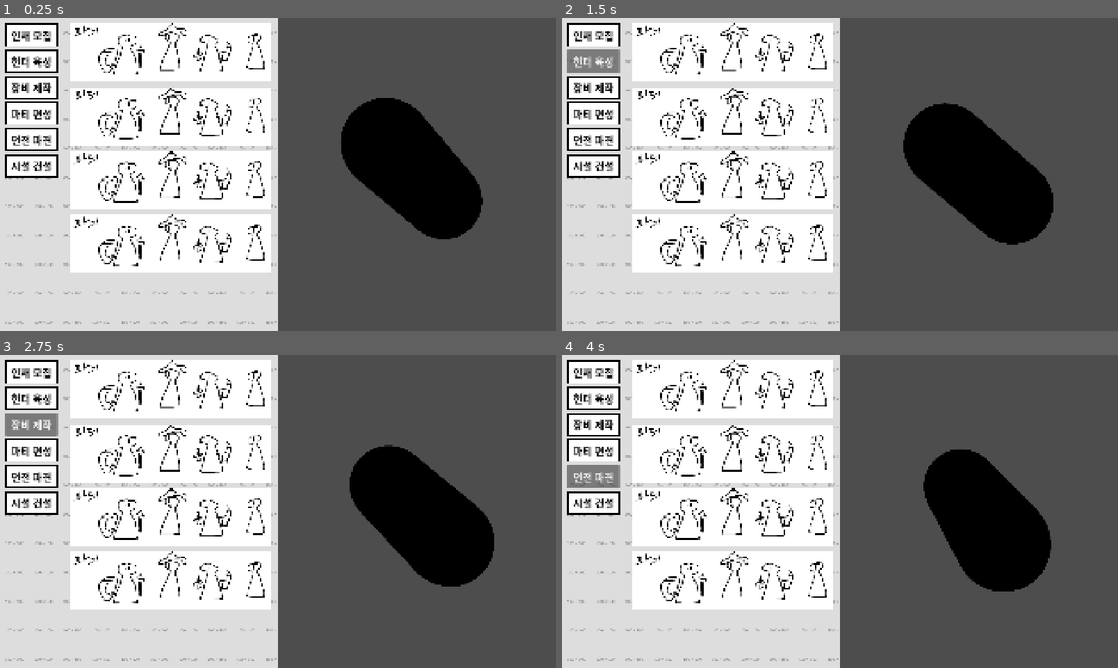
Above: before the commit, frames 1-4 (two rows, left to right).
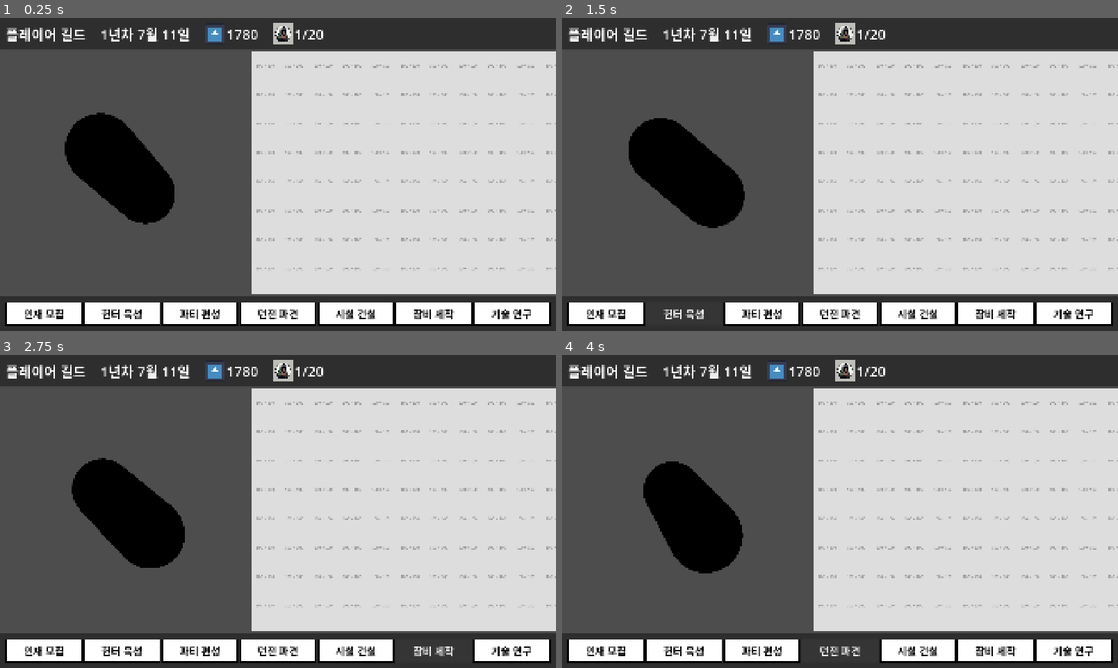
Above: after the commit, the same moments.

Repository: motsuni04/hunter-guild-tycoon
Game: Godot game, scene res://game.tscn
The game is run twice, just before and just after one commit, with the same random seed, the same clock (stepped at 60 frames per second) and the same inputs. This scene is started directly instead of the project's main scene. The engine's default icon, where the game draws it, is replaced by a stand-in: a white triangle on a blue panel in a dark square.
Inputs:
- Up to frame 1 (0.25 s): no input
- Up to frame 2 (1.5 s): click "인재 모집" at 0.5 s; click "헌터 육성" at 1.25 s
- Up to frame 3 (2.75 s): click "장비 제작" at 2 s
- Up to frame 4 (4 s): click "파티 편성" at 2.75 s; click "던전 파견" at 3.5 s

The runs differ from the first frame. In frame 1, 97% of the frame differs, in the area x 0-100%, y 0-100%; in frame 2, 97%; in frame 3, 96%; in frame 4, 97%.

Commit message:
Fix game scene

Diff:
--- a/game.tscn
+++ b/game.tscn
@@ -1,9 +1,10 @@
 [gd_scene format=3 uid="uid://73ltxs2k8wd2"]
 
+[ext_resource type="Texture2D" uid="uid://d1va2a8x5jwf4" path="res://icon.svg" id="1_7jktm"]
 [ext_resource type="Texture2D" uid="uid://dfm5gln2eqcui" path="res://game_background.svg" id="1_80nbo"]
 [ext_resource type="Script" uid="uid://bx4n2g5ed3bxq" path="res://mesh_instance_3d.gd" id="2_e2o6t"]
 [ext_resource type="PackedScene" uid="uid://bhlkoqsdyq3rn" path="res://base_button.tscn" id="2_feb5d"]
-[ext_resource type="Texture2D" uid="uid://c8614du364vym" path="res://party_sample.png" id="3_fc0e3"]
+[ext_resource type="Texture2D" uid="uid://du870lngcu1gj" path="res://hunter_profile.png" id="2_ryrav"]
 
 [sub_resource type="CapsuleMesh" id="CapsuleMesh_80nbo"]
 
@@ -15,7 +16,7 @@
 grow_horizontal = 2
 grow_vertical = 2
 
-[node name="HBoxContainer" type="HBoxContainer" parent="." unique_id=1654690819]
+[node name="VBoxContainer" type="VBoxContainer" parent="." unique_id=110970589]
 layout_mode = 1
 anchors_preset = 15
 anchor_right = 1.0
@@ -23,17 +24,91 @@
 grow_horizontal = 2
 grow_vertical = 2
 
-[node name="Controller" type="VBoxContainer" parent="HBoxContainer" unique_id=2000623438]
+[node name="TopBar" type="PanelContainer" parent="VBoxContainer" unique_id=141313244]
+layout_mode = 2
+
+[node name="MarginContainer" type="MarginContainer" parent="VBoxContainer/TopBar" unique_id=1882356161]
+layout_mode = 2
+theme_override_constants/margin_left = 20
+theme_override_constants/margin_top = 20
+theme_override_constants/margin_right = 20
+theme_override_constants/margin_bottom = 20
+
+[node name="HBoxContainer" type="HBoxContainer" parent="VBoxContainer/TopBar/MarginContainer" unique_id=51666177]
+layout_mode = 2
+theme_override_constants/separation = 50
+
+[node name="GuildName" type="Label" parent="VBoxContainer/TopBar/MarginContainer/HBoxContainer" unique_id=754587380]
+layout_mode = 2
+theme_override_font_sizes/font_size = 48
+text = "플레이어 길드"
+
+[node name="Date" type="Label" parent="VBoxContainer/TopBar/MarginContainer/HBoxContainer" unique_id=265522497]
+layout_mode = 2
+theme_override_font_sizes/font_size = 48
+text = "1년차 7월 11일"
+
+[node name="HBoxContainer" type="HBoxContainer" parent="VBoxContainer/TopBar/MarginContainer/HBoxContainer" unique_id=1858805200]
+layout_mode = 2
+
+[node name="TextureRect" type="TextureRect" parent="VBoxContainer/TopBar/MarginContainer/HBoxContainer/HBoxContainer" unique_id=682306968]
+layout_mode = 2
+texture = ExtResource("1_7jktm")
+expand_mode = 2
+
+[node name="Gold" type="Label" parent="VBoxContainer/TopBar/MarginContainer/HBoxContainer/HBoxContainer" unique_id=957070068]
+layout_mode = 2
+theme_override_font_sizes/font_size = 48
+text = "1780"
+
+[node name="HBoxContainer2" type="HBoxContainer" parent="VBoxContainer/TopBar/MarginContainer/HBoxContainer" unique_id=1077247716]
+layout_mode = 2
+
+[node name="TextureRect" type="TextureRect" parent="VBoxContainer/TopBar/MarginContainer/HBoxContainer/HBoxContainer2" unique_id=222730102]
+layout_mode = 2
+texture = ExtResource("2_ryrav")
+expand_mode = 2
+
+[node name="Headcount" type="Label" parent="VBoxContainer/TopBar/MarginContainer/HBoxContainer/HBoxContainer2" unique_id=1347069788]
+layout_mode = 2
+theme_override_font_sizes/font_size = 48
+text = "1/20"
+
+[node name="HBoxContainer" type="HBoxContainer" parent="VBoxContainer" unique_id=1654690819]
+layout_mode = 2
+size_flags_vertical = 3
+
+[node name="GuildViewer" type="SubViewportContainer" parent="VBoxContainer/HBoxContainer" unique_id=1424240972]
 layout_mode = 2
 size_flags_horizontal = 3
+size_flags_stretch_ratio = 4.5
+stretch = true
 
-[node name="ControllerBackground" type="TextureRect" parent="HBoxContainer/Controller" unique_id=1916959518]
+[node name="SubViewport" type="SubViewport" parent="VBoxContainer/HBoxContainer/GuildViewer" unique_id=62876476]
+handle_input_locally = false
+size = Vector2i(862, 844)
+render_target_update_mode = 4
+
+[node name="Camera3D" type="Camera3D" parent="VBoxContainer/HBoxContainer/GuildViewer/SubViewport" unique_id=1366244297]
+transform = Transform3D(1, 0, 0, 0, 1, 0, 0, 0, 1, 0, 0, 2.4768927)
+
+[node name="MeshInstance3D" type="MeshInstance3D" parent="VBoxContainer/HBoxContainer/GuildViewer/SubViewport" unique_id=268636196]
+transform = Transform3D(0.6503501, 0.7596346, 0, -0.7596346, 0.6503501, 0, 0, 0, 1, 0, 0, 0)
+mesh = SubResource("CapsuleMesh_80nbo")
+script = ExtResource("2_e2o6t")
+
+[node name="Controller" type="VBoxContainer" parent="VBoxContainer/HBoxContainer" unique_id=2000623438]
+layout_mode = 2
+size_flags_horizontal = 3
+size_flags_stretch_ratio = 5.5
+
+[node name="ControllerBackground" type="TextureRect" parent="VBoxContainer/HBoxContainer/Controller" unique_id=1916959518]
 layout_mode = 2
 size_flags_vertical = 3
 texture = ExtResource("1_80nbo")
 stretch_mode = 1
 
-[node name="MarginContainer" type="MarginContainer" parent="HBoxContainer/Controller/ControllerBackground" unique_id=457847751]
+[node name="MarginContainer" type="MarginContainer" parent="VBoxContainer/HBoxContainer/Controller/ControllerBackground" unique_id=457847751]
 layout_mode = 1
 anchors_preset = 15
 anchor_right = 1.0
@@ -45,88 +120,72 @@
 theme_override_constants/margin_right = 20
 theme_override_constants/margin_bottom = 20
 
-[node name="HBoxContainer" type="HBoxContainer" parent="HBoxContainer/Controller/ControllerBackground/MarginContainer" unique_id=729946262]
+[node name="HBoxContainer" type="HBoxContainer" parent="VBoxContainer/HBoxContainer/Controller/ControllerBackground/MarginContainer" unique_id=729946262]
 layout_mode = 2
 theme_override_constants/separation = 40
 
-[node name="VBoxContainer" type="VBoxContainer" parent="HBoxContainer/Controller/ControllerBackground/MarginContainer/HBoxContainer" unique_id=1582169949]
+[node name="LowBar" type="PanelContainer" parent="VBoxContainer" unique_id=1464737886]
 layout_mode = 2
-theme_override_constants/separation = 10
 
-[node name="Button" parent="HBoxContainer/Controller/ControllerBackground/MarginContainer/HBoxContainer/VBoxContainer" unique_id=638530748 instance=ExtResource("2_feb5d")]
+[node name="MarginContainer" type="MarginContainer" parent="VBoxContainer/LowBar" unique_id=896034564]
+layout_mode = 2
+theme_override_constants/margin_left = 20
+theme_override_constants/margin_top = 20
+theme_override_constants/margin_right = 20
+theme_override_constants/margin_bottom = 20
+
+[node name="HBoxContainer2" type="HBoxContainer" parent="VBoxContainer/LowBar/MarginContainer" unique_id=1441437311]
+layout_mode = 2
+
+[node name="Button" parent="VBoxContainer/LowBar/MarginContainer/HBoxContainer2" unique_id=638530748 instance=ExtResource("2_feb5d")]
 custom_minimum_size = Vector2(180, 80)
 layout_mode = 2
+size_flags_horizontal = 3
 theme_override_font_sizes/font_size = 36
 text = "인재 모집
 "
 
-[node name="Button2" parent="HBoxContainer/Controller/ControllerBackground/MarginContainer/HBoxContainer/VBoxContainer" unique_id=97632282 instance=ExtResource("2_feb5d")]
+[node name="Button2" parent="VBoxContainer/LowBar/MarginContainer/HBoxContainer2" unique_id=97632282 instance=ExtResource("2_feb5d")]
 custom_minimum_size = Vector2(180, 80)
 layout_mode = 2
+size_flags_horizontal = 3
 theme_override_font_sizes/font_size = 36
 text = "헌터 육성
 "
 
-[node name="Button3" parent="HBoxContainer/Controller/ControllerBackground/MarginContainer/HBoxContainer/VBoxContainer" unique_id=1613288516 instance=ExtResource("2_feb5d")]
+[node name="Button3" parent="VBoxContainer/LowBar/MarginContainer/HBoxContainer2" unique_id=995868638 instance=ExtResource("2_feb5d")]
 custom_minimum_size = Vector2(180, 80)
 layout_mode = 2
+size_flags_horizontal = 3
+theme_override_font_sizes/font_size = 36
+text = "파티 편성
+"
+
+[node name="Button4" parent="VBoxContainer/LowBar/MarginContainer/HBoxContainer2" unique_id=1185624381 instance=ExtResource("2_feb5d")]
+custom_minimum_size = Vector2(180, 80)
+layout_mode = 2
+size_flags_horizontal = 3
+theme_override_font_sizes/font_size = 36
+text = "던전 파견"
+
+[node name="Button5" parent="VBoxContainer/LowBar/MarginContainer/HBoxContainer2" unique_id=275923653 instance=ExtResource("2_feb5d")]
+custom_minimum_size = Vector2(180, 80)
+layout_mode = 2
+size_flags_horizontal = 3
+theme_override_font_sizes/font_size = 36
+text = "시설 건설"
+
+[node name="Button6" parent="VBoxContainer/LowBar/MarginContainer/HBoxContainer2" unique_id=1613288516 instance=ExtResource("2_feb5d")]
+custom_minimum_size = Vector2(180, 80)
+layout_mode = 2
+size_flags_horizontal = 3
 theme_override_font_sizes/font_size = 36
 text = "장비 제작
 "
 
-[node name="Button4" parent="HBoxContainer/Controller/ControllerBackground/MarginContainer/HBoxContainer/VBoxContainer" unique_id=995868638 instance=ExtResource("2_feb5d")]
+[node name="Button7" parent="VBoxContainer/LowBar/MarginContainer/HBoxContainer2" unique_id=1984894315 instance=ExtResource("2_feb5d")]
 custom_minimum_size = Vector2(180, 80)
 layout_mode = 2
+size_flags_horizontal = 3
 theme_override_font_sizes/font_size = 36
-text = "파티 편성
-"
-
-[node name="Button5" parent="HBoxContainer/Controller/ControllerBackground/MarginContainer/HBoxContainer/VBoxContainer" unique_id=1185624381 instance=ExtResource("2_feb5d")]
-custom_minimum_size = Vector2(180, 80)
-layout_mode = 2
-theme_override_font_sizes/font_size = 36
-text = "던전 파견"
-
-[node name="Button6" parent="HBoxContainer/Controller/ControllerBackground/MarginContainer/HBoxContainer/VBoxContainer" unique_id=275923653 instance=ExtResource("2_feb5d")]
-custom_minimum_size = Vector2(180, 80)
-layout_mode = 2
-theme_override_font_sizes/font_size = 36
-text = "시설 건설"
-
-[node name="VBoxContainer2" type="VBoxContainer" parent="HBoxContainer/Controller/ControllerBackground/MarginContainer/HBoxContainer" unique_id=1500482883]
-layout_mode = 2
-theme_override_constants/separation = 20
-
-[node name="Party1" type="TextureRect" parent="HBoxContainer/Controller/ControllerBackground/MarginContainer/HBoxContainer/VBoxContainer2" unique_id=613512731]
-layout_mode = 2
-texture = ExtResource("3_fc0e3")
-
-[node name="Party2" type="TextureRect" parent="HBoxContainer/Controller/ControllerBackground/MarginContainer/HBoxContainer/VBoxContainer2" unique_id=109346257]
-layout_mode = 2
-texture = ExtResource("3_fc0e3")
-
-[node name="Party3" type="TextureRect" parent="HBoxContainer/Controller/ControllerBackground/MarginContainer/HBoxContainer/VBoxContainer2" unique_id=1948347263]
-layout_mode = 2
-texture = ExtResource("3_fc0e3")
-
-[node name="Party4" type="TextureRect" parent="HBoxContainer/Controller/ControllerBackground/MarginContainer/HBoxContainer/VBoxContainer2" unique_id=2129649411]
-layout_mode = 2
-texture = ExtResource("3_fc0e3")
-
-[node name="GuildViewer" type="SubViewportContainer" parent="HBoxContainer" unique_id=1424240972]
-layout_mode = 2
-size_flags_horizontal = 3
-stretch = true
-
-[node name="SubViewport" type="SubViewport" parent="HBoxContainer/GuildViewer" unique_id=62876476]
-handle_input_locally = false
-size = Vector2i(958, 1080)
-render_target_update_mode = 4
-
-[node name="Camera3D" type="Camera3D" parent="HBoxContainer/GuildViewer/SubViewport" unique_id=1366244297]
-transform = Transform3D(1, 0, 0, 0, 1, 0, 0, 0, 1, 0, 0, 2.4768927)
-
-[node name="MeshInstance3D" type="MeshInstance3D" parent="HBoxContainer/GuildViewer/SubViewport" unique_id=268636196]
-transform = Transform3D(0.6503501, 0.7596346, 0, -0.7596346, 0.6503501, 0, 0, 0, 1, 0, 0, 0)
-mesh = SubResource("CapsuleMesh_80nbo")
-script = ExtResource("2_e2o6t")
+text = "기술 연구"
